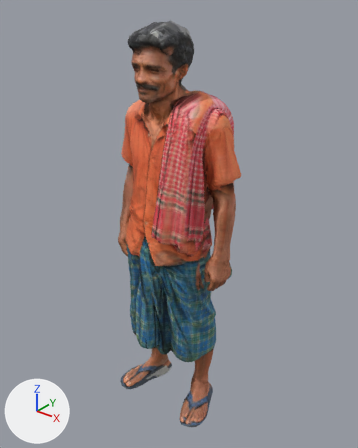
Before and after pictures for a commit that changed the glTF model made/rahim.glb.
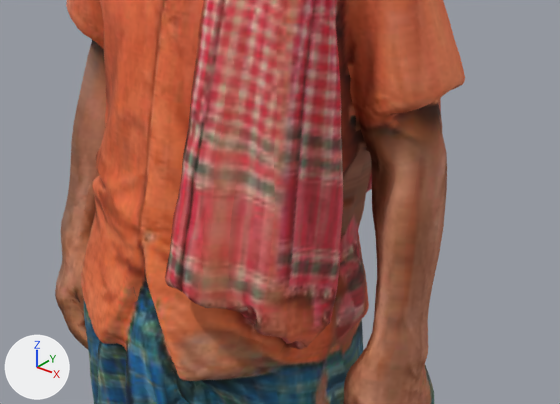
Each version appears first whole from a camera (50 mm lens) standing at (1.146, -1.36, 1.743) and looking at (0.005, 0.066, 0.859), and next in a close-up on the part from 28% to 75% of the width and 34% to 61% of the height. Lighting does not change. The marker at lower left points along +X, +Y and +Z. The last two pictures show the newer version. Vertices at exactly the same position are counted once.

The first close-up shows 'ai_body'.
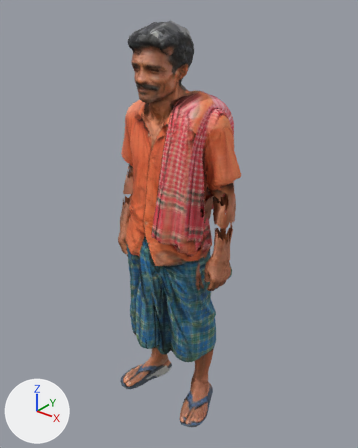
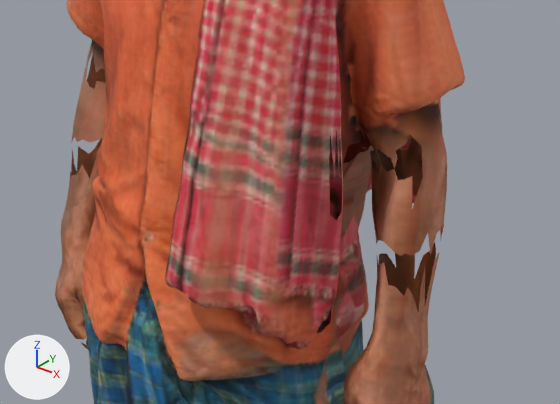
Commit message: Characters: rahim (run 18)

Boxes [x1, y1, x2, y2] around the edits, measured in the close-ups (560 x 404 px):
part 1 of me_geometry_0, cut back: before [70, 53, 106, 346]
part 2 of me_geometry_0, deleted: before [317, 130, 444, 404]

The change in detail:
me_geometry_0 is used by ob_ai_body; location (0.0, 0.0, 0.0).
me_geometry_0 had 12002 vertices, 24000 faces and spanned x -0.28..0.28, y -0.16..0.23, z 0.0..1.63.
me_geometry_0 now has 11973 vertices, 23572 faces and spans x -0.28..0.28, y -0.16..0.23, z 0.0..1.63.
Part 1, on me_geometry_0:
13 vertices are removed from x -0.26..-0.17, y -0.02..0.11, z 0.67..1.03.
200 faces are deleted.
1 vertex moves within x -0.24, y 0.03, z 0.67.
2 new faces join them.
Part 2, on me_geometry_0:
16 vertices are removed from x 0.17..0.25, y -0.05..0.11, z 0.67..1.03.
230 faces are deleted.
